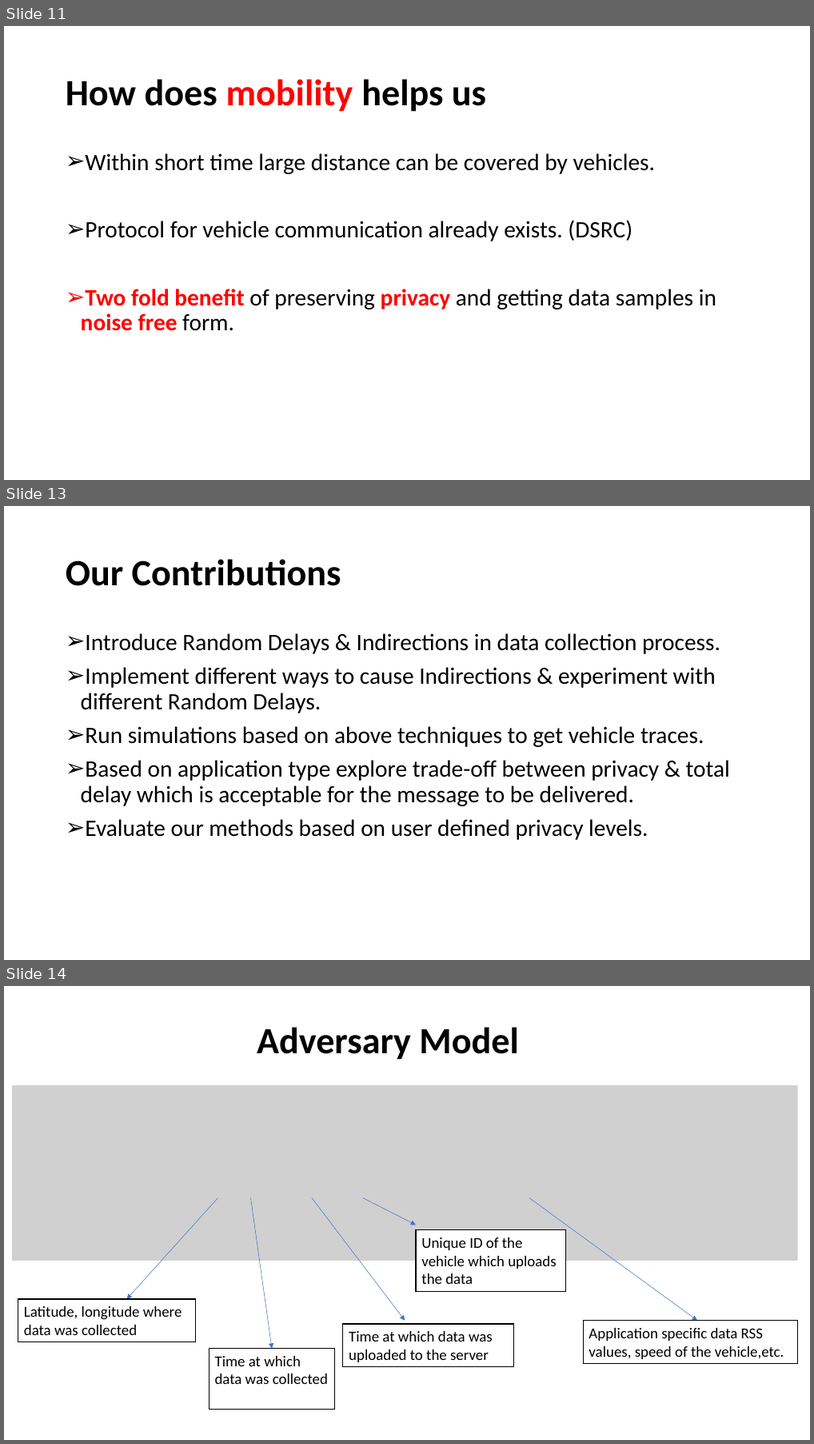
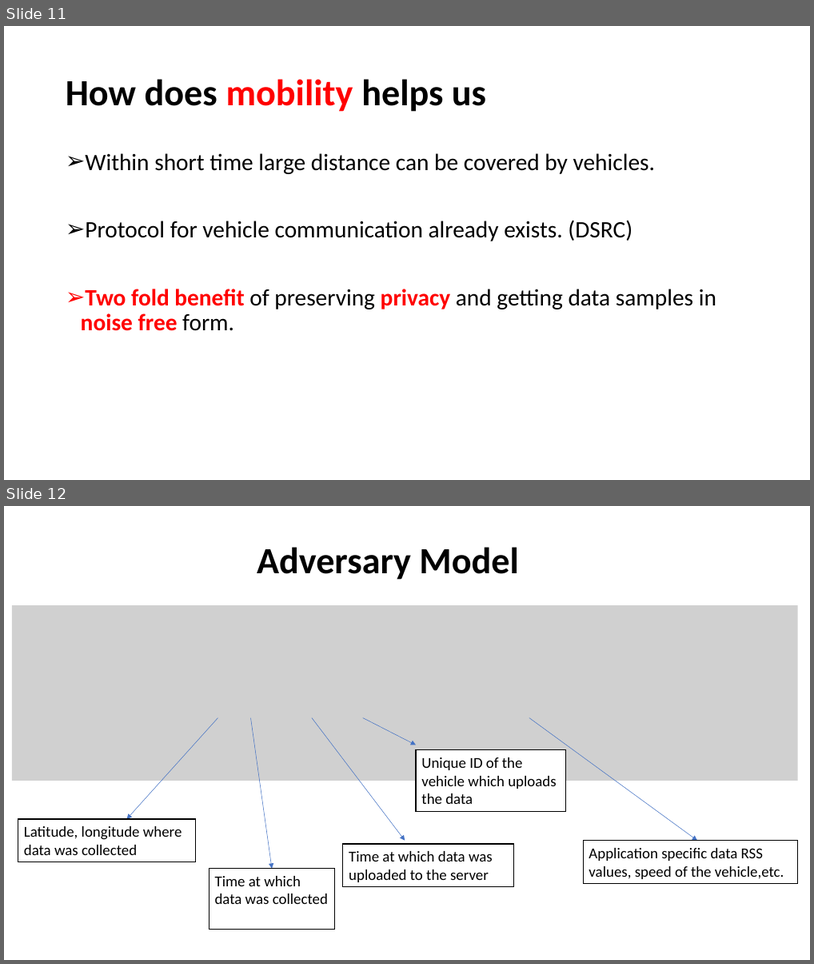
Before and after one commit to anuj-dimri25/Random-Delay-and-Indirections, a slide deck: anuj_nrel.pptx. Shown one above the other, each under a label of ours: slides 11, 13 and 14 before the commit, slides 11 and 12 after it; the slides between them are not shown. The pictures are 814x1444 and 814x964 pixels, drawn with LibreOffice and Linux fonts; fonts in the diff are those of the drawing; grey boxes stand for pictures. Boxes give left, top, right and bottom in pixels: in the first picture for what was removed or moved away, otherwise in the second. Text is boxed around its words. In the diff, an @@ line names an element or a change of style, - is before the commit and + after.

```diff
--- a/anuj_nrel.pptx
+++ b/anuj_nrel.pptx
@@ slide 13 removed at [4, 506, 810, 960], background #FFFFFF @@
@@ title removed at [66, 559, 342, 586] @@
-Our Contributions
@@ text removed at [81, 633, 730, 840] @@
-➢ Introduce Random Delays & Indirections in data collection process.
-➢ Implement different ways to cause Indirections & experiment with different Random Delays.
-➢ Run simulations based on above techniques to get vehicle traces.
-➢ Based on application type explore trade-off between privacy & total delay which is acceptable for the message to be delivered.
-➢ Evaluate our methods based on user defined privacy levels.
@@ what was slide 14 is now slide 12 @@
```
Also in this commit, not shown: 3 slides changed, 1 slide added, 5 other slides removed.
